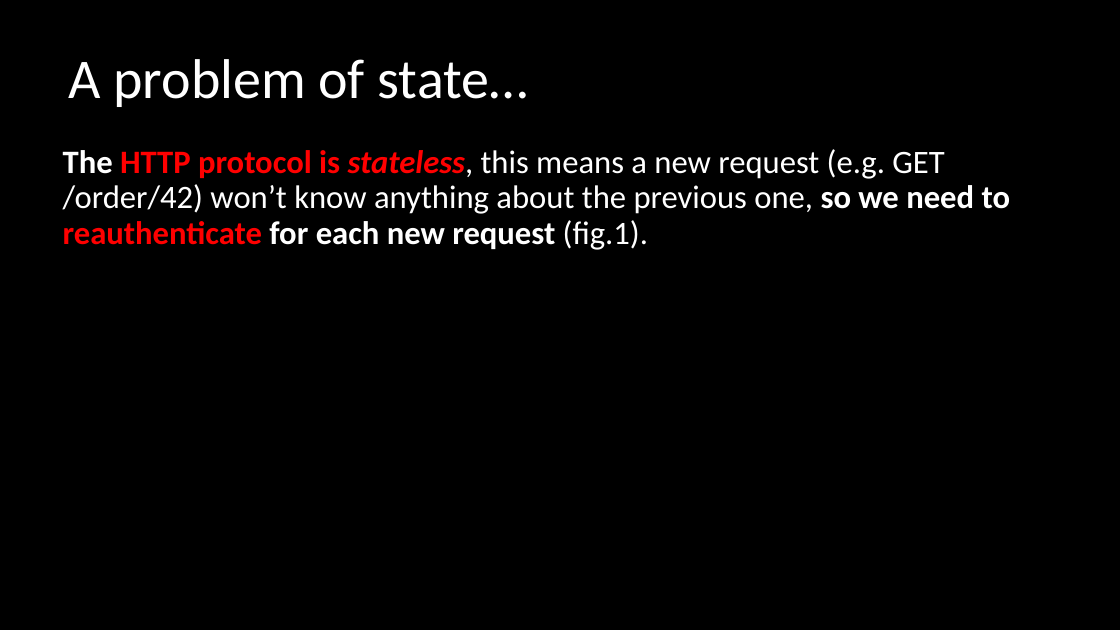
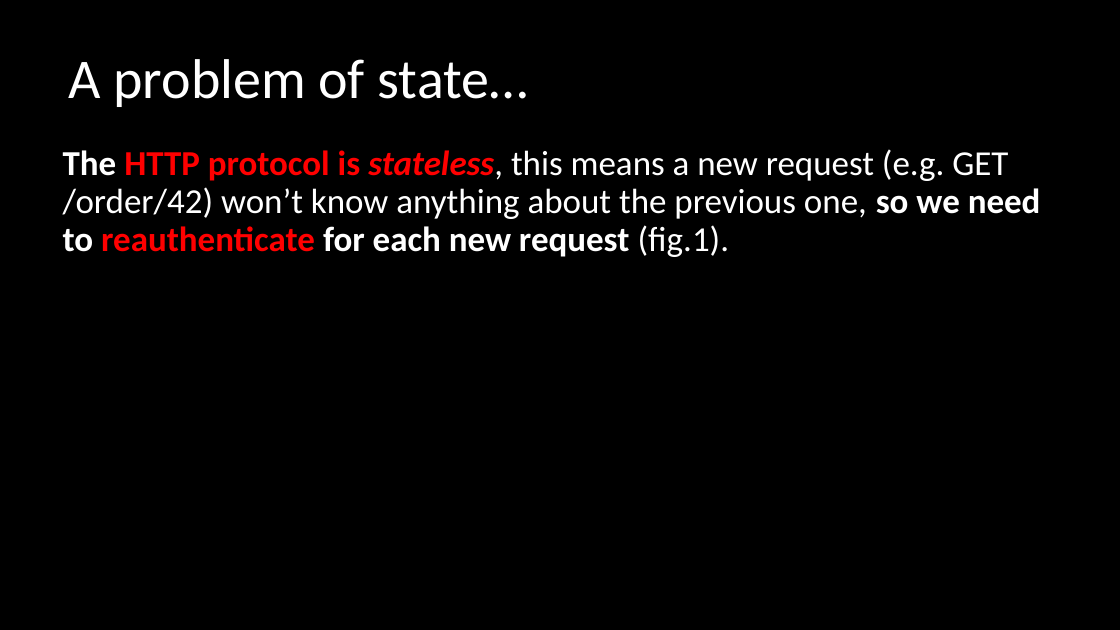
Before and after one commit to asafnaory/nestjs-course, a slide deck: slide 9 of presentations/lecture_jwt.pptx (slide 10 before the commit). Drawn at 1120x630 pixels with LibreOffice and Linux fonts; fonts in the diff are those of the drawing. Boxes give left, top, right and bottom in pixels: in the first picture for what was removed or moved away, otherwise in the second. Text is boxed around its words. In the diff, an @@ line names an element or a change of style, - is before the commit and + after.

```diff
--- a/presentations/lecture_jwt.pptx
+++ b/presentations/lecture_jwt.pptx
@@ text "The HTTP protocol is stateless, ..." at [63, 149, 1041, 257]: size 28 to 30 pt @@
```
Also in this commit, not shown: 12 other slides changed, 3 slides added, 1 slide removed.
